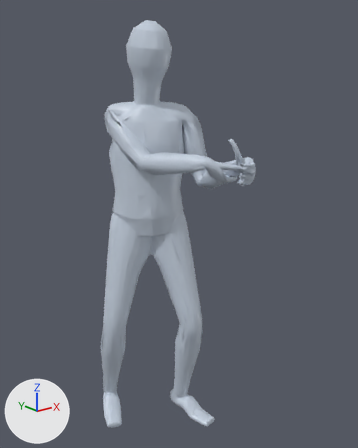
Two versions of the glTF model app/assets/anims/Base/bow_draw.glb, one commit apart.
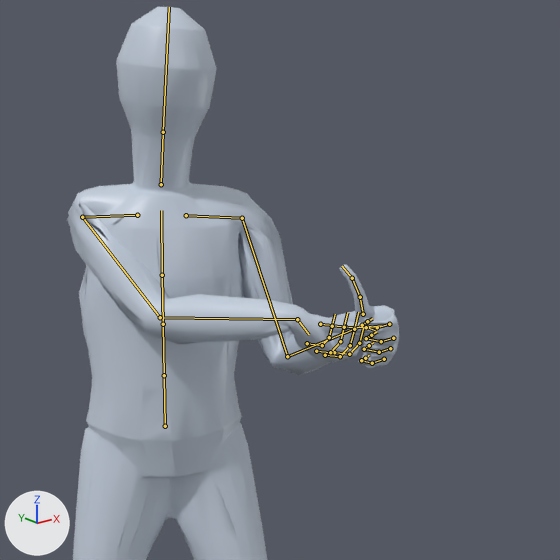
There are two pictures of each version: one whole from a 50 mm lens placed at (-1.179, -1.699, 1.587), pointed at (0.049, -0.164, 0.973), one close up on the part from 20% to 92% of the width and 4% to 61% of the height. Every picture has the same lights, and +X, +Y and +Z are marked at lower left. The older version's two pictures come first. Both versions are drawn at frame 5 of the action 'Animation'; the numbers are the values there. The bones that change, and the others that lie on the model, are drawn over the model as lines in the close-ups.

Objects in the first close-up: 'Body_human_male'.
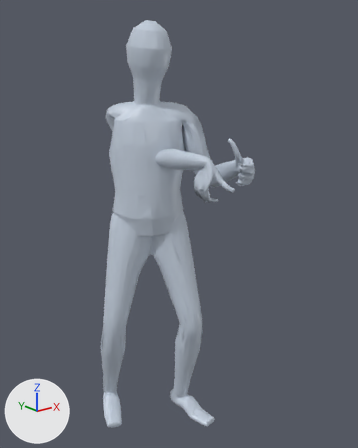
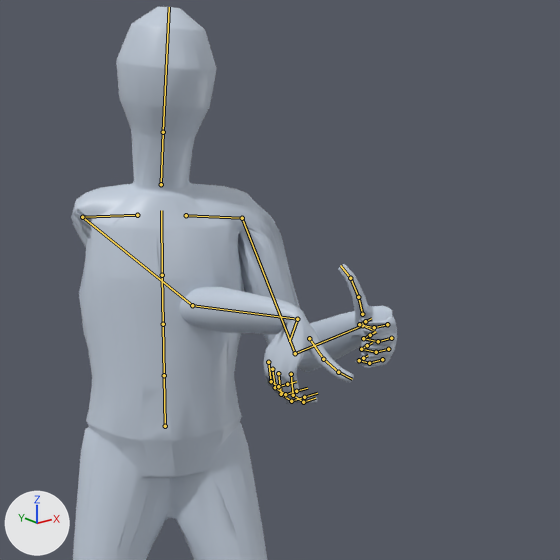
Pixel boxes [x1, y1, x2, y2] of what changed, in the close-ups (560 x 560 px):
'Body_human_male', posed
    before: [67, 6, 399, 560]
    after: [71, 6, 397, 560]
bone 'mixamorig:LeftArm', root to tip
    before: (242, 218) to (287, 356)
    after: (242, 218) to (295, 353)
bone 'mixamorig:LeftHand', root to tip
    before: (362, 325) to (375, 330)
    after: (362, 325) to (374, 330)
bone 'mixamorig:RightArm', root to tip
    before: (82, 217) to (160, 317)
    after: (82, 217) to (192, 305)
bone 'mixamorig:RightHand', root to tip
    before: (297, 319) to (309, 334)
    after: (297, 319) to (289, 341)

Diff of the bpy script that builds the scene:
```diff
--- a/app/assets/anims/Base/bow_draw.glb.py
+++ b/app/assets/anims/Base/bow_draw.glb.py
@@ bone_mixamorig_leftarm @@
 bone_mixamorig_leftarm = bpy.data.objects['Armature'].pose.bones['mixamorig:LeftArm']  # child of 'mixamorig:LeftShoulder'
-bone_mixamorig_leftarm.rotation_quaternion = (0.763, -0.573, -0.282, 0.093)  # degrees (-79, -19, 30)
+bone_mixamorig_leftarm.rotation_quaternion = (0.789, -0.55, -0.257, 0.087)  # degrees (-74, -18, 26)
@@ bone_mixamorig_lefthand @@
 bone_mixamorig_lefthand = bpy.data.objects['Armature'].pose.bones['mixamorig:LeftHand']  # child of 'mixamorig:LeftForeArm'
-bone_mixamorig_lefthand.rotation_quaternion = (0.97, -0.029, -0.12, 0.208)  # degrees (-6, -13, 25)
+bone_mixamorig_lefthand.rotation_quaternion = (0.966, -0.026, -0.16, 0.2)  # degrees (-7, -17, 24)
@@ bone_mixamorig_rightarm @@
 bone_mixamorig_rightarm = bpy.data.objects['Armature'].pose.bones['mixamorig:RightArm']  # child of 'mixamorig:RightShoulder'
-bone_mixamorig_rightarm.rotation_quaternion = (0.462, -0.567, -0.015, 0.679)  # degrees (-57, 49, 83)
+bone_mixamorig_rightarm.rotation_quaternion = (0.334, -0.855, 0.061, 0.388)  # degrees (-132, 45, 13)
@@ bone_mixamorig_righthand @@
 bone_mixamorig_righthand = bpy.data.objects['Armature'].pose.bones['mixamorig:RightHand']  # child of 'mixamorig:RightForeArm'
-bone_mixamorig_righthand.rotation_quaternion = (0.6, -0.226, 0.473, -0.604)  # degrees (-62, 17, -101)
+bone_mixamorig_righthand.rotation_quaternion = (0.607, 0.341, -0.319, -0.642)  # degrees (56, 3, -92)
```
